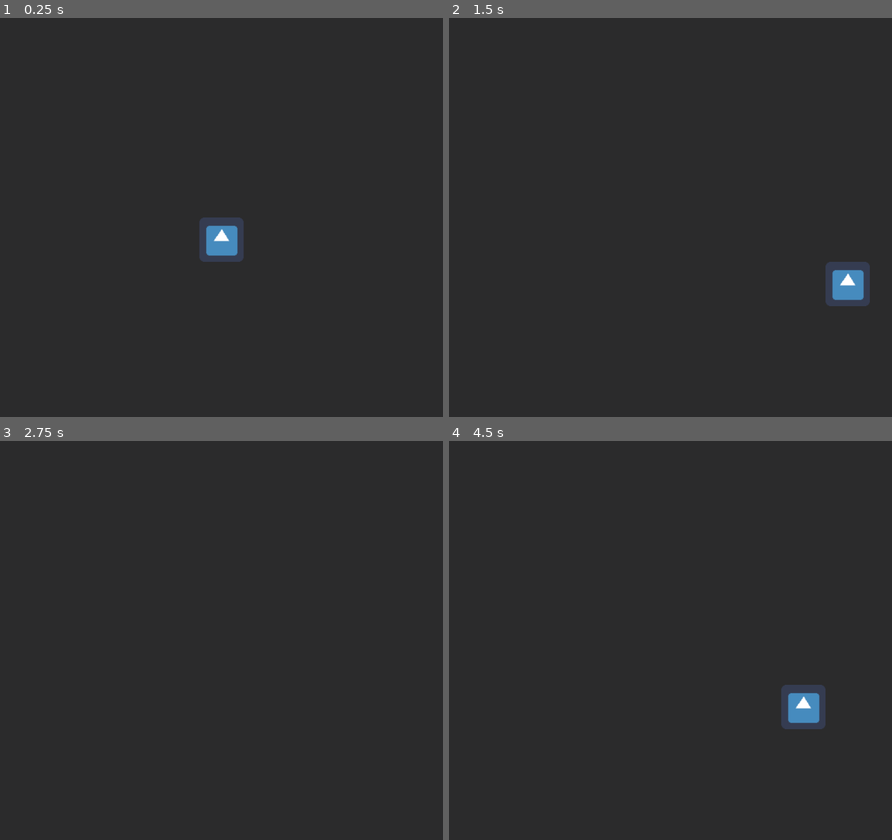
Above: before the commit, frames 1-4 (two rows, left to right).
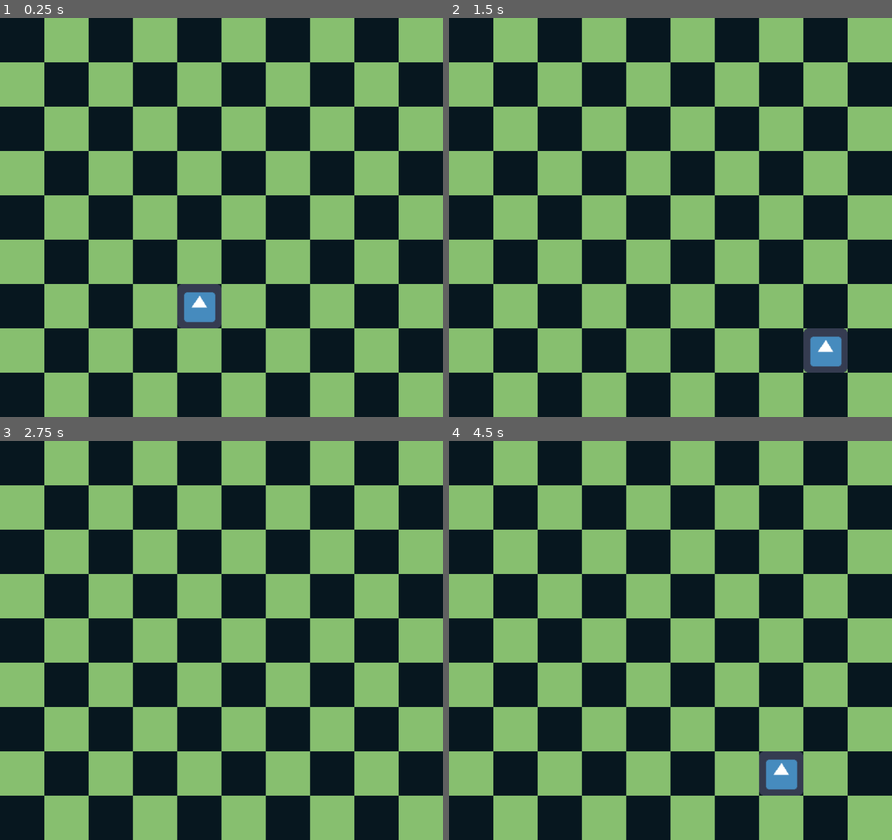
Above: after the commit, the same moments.

Repository: Eadric-the-Unwise/tilegrid
Game: Godot game, scene res://Main.tscn
Same seed, same stepped clock (60 frames per second), same inputs: the game is played once before the commit and once after it. The project has no main scene, so this scene is started directly. The engine's default icon, where the game draws it, is replaced by a stand-in: a white triangle on a blue panel in a dark square.
Inputs:
- Up to frame 1 (0.25 s): no input
- Up to frame 2 (1.5 s): tap Enter at 0.5 s; hold D (move_right) 0.53-1.28 s; hold S (move_down) from 1.28 s (still down)
- Up to frame 3 (2.75 s): release S (move_down) at 2.03 s; hold D (move_right) from 2.03 s (still down)
- Up to frame 4 (4.5 s): tap Space at 2.75 s; release D (move_right) at 2.78 s; hold W (move_up) 2.78-3.53 s; tap Enter at 3.5 s; hold A (move_left) from 3.53 s (still down)

The runs differ from the first frame. In frame 1, 100% of the frame differs, in the area x 0-100%, y 0-100%; in frame 2, 100%; in frame 3, 100%; in frame 4, 100%.

Commit message:
add checkered background

Diff:
--- a/Main.tscn
+++ b/Main.tscn
@@ -1,18 +1,13 @@
-[gd_scene load_steps=2 format=2]
+[gd_scene load_steps=3 format=2]
 
 [ext_resource path="res://Player.tscn" type="PackedScene" id=1]
+[ext_resource path="res://res/background_grid_checkered.png" type="Texture" id=2]
 
 [node name="Main" type="Node2D"]
 
-[node name="Background" type="Sprite" parent="."]
-modulate = Color( 0.776471, 0.792157, 1, 1 )
-position = Vector2( 640, 576 )
-scale = Vector2( 0.625, 1152.5 )
-
-[node name="Panel" type="Panel" parent="."]
-self_modulate = Color( 0.490196, 0.470588, 0.470588, 0.564706 )
-margin_right = 960.0
-margin_bottom = 864.0
+[node name="BackgroundGridCheckered" type="Sprite" parent="."]
+position = Vector2( 480, 432 )
+texture = ExtResource( 2 )
 
 [node name="Player" parent="." instance=ExtResource( 1 )]
-position = Vector2( 528, 480 )
+position = Vector2( 432, 384 )
--- a/Player.gd
+++ b/Player.gd
@@ -1,5 +1,5 @@
 extends KinematicBody2D
-
+#git
 #onready var player := $Player
 onready var move_timer := $MoveTimer
 
@@ -7,7 +7,7 @@
 var cell_size := 48
 # "16x16" unit
 var unit_size := 96
-var spawn_point := Vector2(4.5, 4.5)
+var spawn_point := Vector2(8.0, 12.0)
 
 # Called when the node enters the scene tree for the first time.
 func _ready() -> void:
@@ -15,10 +15,10 @@
 	# Set move timer to 0.0
 	move_timer.start(0.0)
 	# Set player starting position
-	position = spawn_point * unit_size
+	position = spawn_point * cell_size
 
 func _process(_delta: float) -> void:
-	print(move_timer.time_left)
+	print(position / cell_size)
 	if move_timer.time_left == 0.0:
 		move_player()
 
--- a/project.godot
+++ b/project.godot
@@ -10,7 +10,7 @@
 
 [application]
 
-config/name="TileGrid-original"
+config/name="TileGrid"
 config/icon="res://icon.png"
 
 [display]
Binary file added: res/aseprite/background_grid_checkered.aseprite
Binary file added: res/background_grid_checkered.png
Not shown, added: res/background_grid_checkered.png.import
